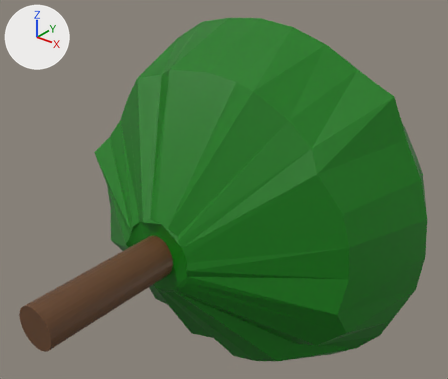
Two versions of the Blender file Assets/Blender/willow.blend, one commit apart.
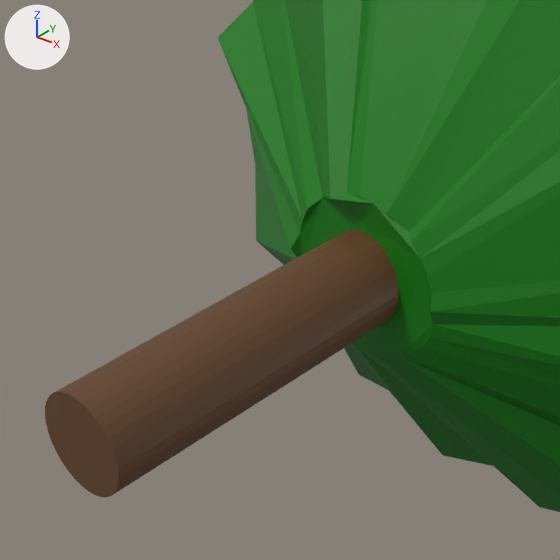
Old and new are each drawn whole from a 50 mm camera at (-18.735, -0.91, 2.892) aimed at (-20.317, 1.067, 1.667) and again close up on the part from 0% to 54% of the width and 36% to 100% of the height. Every picture has the same lights, and +X, +Y and +Z are marked at upper left.

Before the edit, the objects in view are built like this:
```python
me_cylinder_002 = bpy.data.meshes.new('Cylinder.002')
me_cylinder_002.from_pydata(...)  # 229 vertices, 201 faces; spans x -3.85..3.86, y 0.06..9.08, z 3.14..10.85
# faces by material slot: [34, 167]
me_cylinder_002.materials.append(mat_material_002)  # brown #664226
me_cylinder_002.materials.append(mat_material_001)  # dark green #087908
ob_willow = bpy.data.objects.new('Willow', me_cylinder_002)
ob_willow.location = (-20.295, 0.0, 0.0)
ob_willow.scale = (0.221, 0.221, 0.221)
```
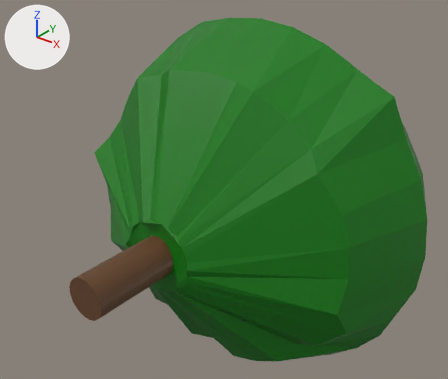
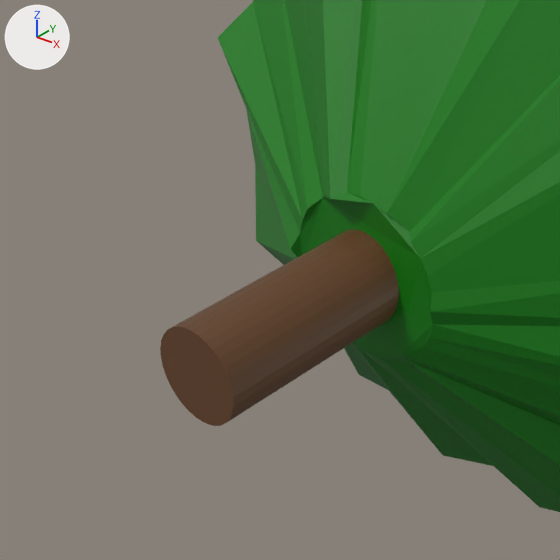
The newer file is also rescaled (x0.884), turned or shifted as a whole; pictures and numbers use the older file's frame.

Where the change shows, as pixel boxes (x1, y1, x2, y2) in the close-ups (560 x 560 px; the box of a moved part takes in the faces that stretch with it):
'Willow', reshaped: before (45, 0, 560, 512); after (160, 0, 560, 512)
part 1 of me_cylinder_002, moved or reshaped: before (45, 229, 399, 497); after (160, 229, 399, 426)

The change in detail:
me_cylinder_002 has 229 vertices, 201 faces and spans x -3.85..3.86, y 0.06..9.08, z 3.14..10.85.
me_cylinder_002 is used by ob_willow; location (-20.295, 0.0, 0.0); scale (0.221, 0.221, 0.221).
me_cylinder_002 part 1: all 32 vertices in x -0.39..0.39, y 0.06, z 6.61..7.39 are moved by (0.0, 0.98, 0.0).
